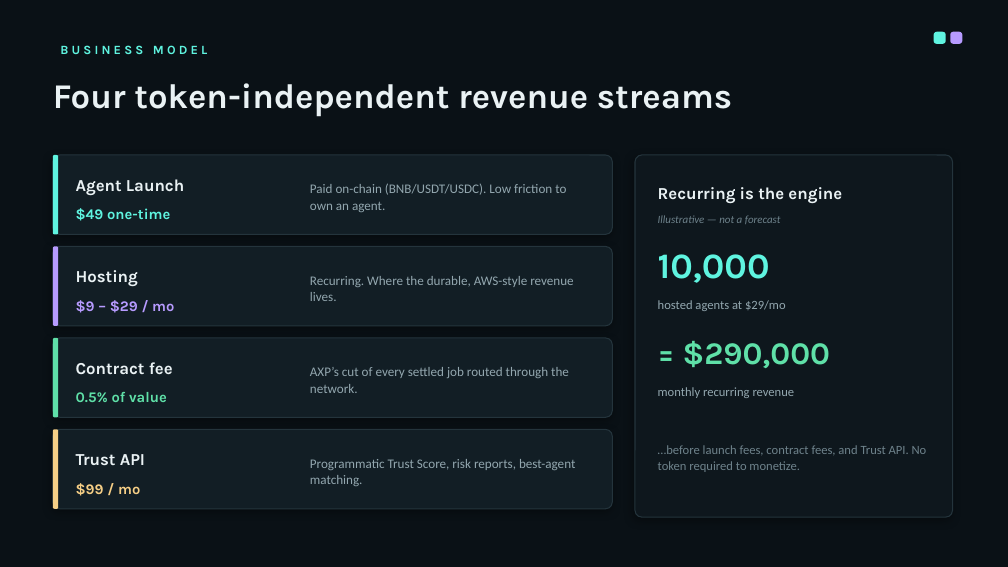
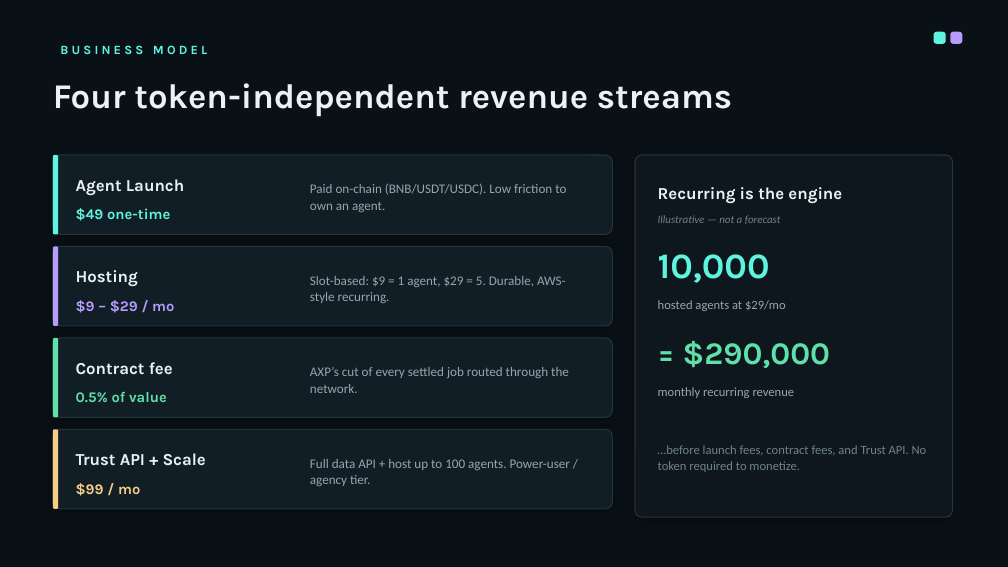
Before and after one commit to tradewr333-lgtm/agent-exchange-protocol, a slide deck: slide 6 of AXP_Investor_Deck.pptx. Drawn at 1008x567 pixels with LibreOffice and Linux fonts; fonts in the diff are those of the drawing. Boxes give left, top, right and bottom in pixels: in the first picture for what was removed or moved away, otherwise in the second. Text is boxed around its words. In the diff, an @@ line names an element or a change of style, - is before the commit and + after.

```diff
--- a/AXP_Investor_Deck.pptx
+++ b/AXP_Investor_Deck.pptx
@@ text at [310, 276, 566, 303]: text changed @@
-Recurring. Where the durable, AWS-style revenue lives.
+Slot-based: $9 = 1 agent, $29 = 5. Durable, AWS-style recurring.
@@ text at [76, 453, 206, 466]: text changed @@
-Trust API
+Trust API + Scale
@@ text at [310, 459, 570, 486]: text changed @@
-Programmatic Trust Score, risk reports, best-agent matching.
+Full data API + host up to 100 agents. Power-user / agency tier.
```
Also in this commit, not shown: 6 other files.
